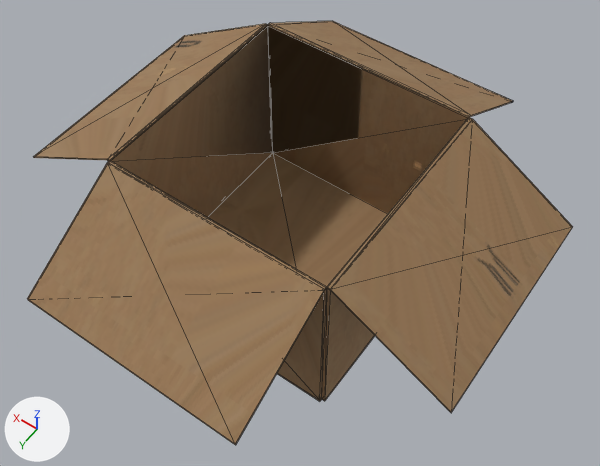
The glTF model public/models/lowpix/world/noodle_box.glb: old version first, new version second.
Before and after are seen from a 50 mm camera at (-0.547, 0.749, 1.279) aimed at (-0.029, 0.024, 0.14). Arrows for +X, +Y and +Z are at lower left; the lights stay in place. The picture after the commit comes second. Mesh edges are drawn as thin lines. Where no turn or scale is listed for an object, it has been applied to the vertices. Vertices at exactly the same position are counted once.
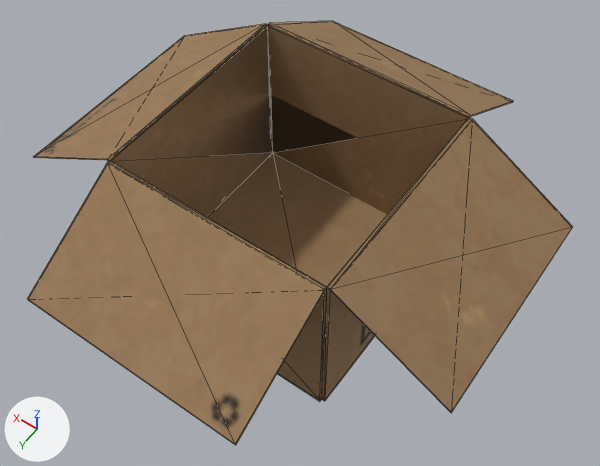
Boxes [x1, y1, x2, y2] around the edits, measured in the pictures (600 x 466 px):
part 1 of me_mesh, surface changed
    both: [39, 24, 522, 432]

What changed in the scene script:
```text
Change me_mesh:
    where me_mesh.from_pydata(...)  # 65 vertices, 140 faces; spans x -0.417..0.417, y -0.417..0.417, z -0.168..0.168
    used by ob_mesh; location = (0.0, 0.0, 0.168)
    me_mesh part 1: 140 kept faces spanning x -0.417..0.417, y -0.417..0.417, z -0.168..0.168 get new texture (UV) coordinates
```
